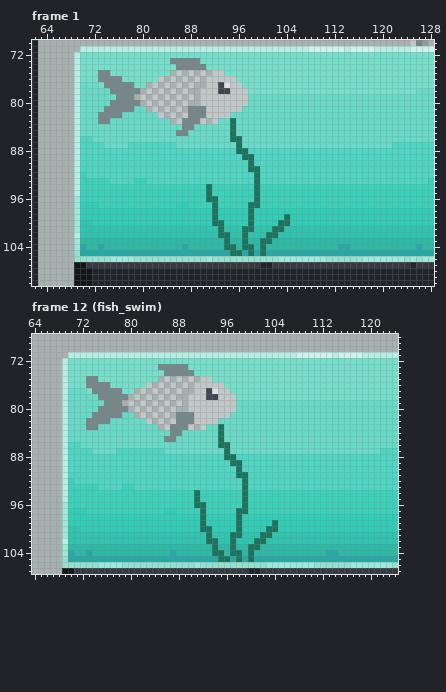
A pixel-art file gets an edit: assets_raw/mothership.aseprite. Above is the file before it was changed.
320x180 pixels, 15 frames. Shown: frame 1: x 62..128, y 70..110; frame 12 (fish_swim): x 64..124, y 68..107. The commit also changed other frames or places, which this record leaves out.
After the commit:
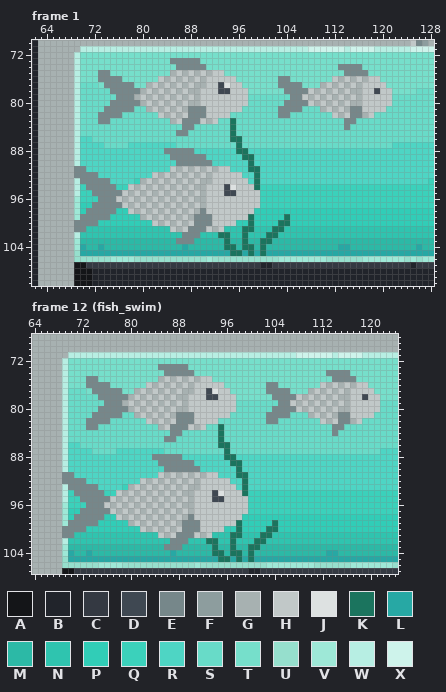
Palette (. is transparent): A #141518  B #21242b  C #343942  D #3f4852  E #76878a  F #8d9d9e  G #a7b1b1  H #c1c8c8  J #dde1e1  K #1b745e  L #27a8a4  M #2cb9a6  N #2fc4af  P #31cdb7  Q #3bd1bb  R #4ed5c4  S #68dbc8  T #76dfcb  U #96dfcd  V #9ee8d7  W #b7eee3  X #cef3eb
The author wrote: ALL THE FISH
Edits made:
layer "fish_big/body" added
layer "fish_big/scales" added
layer "fish_big/fin_back" added
layer "fish_big/fin_front" added
layer "fish_big/fin_top" added
layer "fish_small/body" added
layer "fish_small/scales" added
layer "fish_small/fin_back" added
layer "fish_small/fin_front" added
layer "fish_small/fin_top" added
Changed rows in their new state; - is an unchanged pixel.
Frame 1:
first column x 103:
 74 ----------EEEE-----
 75 -----------EEEE----
 76 EE-------HGHGHGHH--
 77 EEEE---GHGHGHGHHHH-
 78 -EEEEHGHGHGHGGHHDHH
 79 --EEHGHGHGHGHGHHHHH
 80 -EEEEHGHGHGHGGHHHHH
 81 EEEE---GHGHGEEHHHH-
 82 EE-------HGHEEGH---
 83 -----------EE------
 84 -----------E-------
first column x 69:
 88 ---------------EEEEE-----------
 89 ----------------EEEEEE---------
 90 -----------------EEEEEE--------
 91 EE--------------HGHGHGHGHH-----
 92 EEEE---------HGHGHGHGHGHHHHH---
 93 -EEEEE-----GHGHGHGHGHGGHHHHHH--
 94 --EEEEE--HGHGHGHGHGHGGHHHDJHHH-
 95 ---EEEEEHGHGHGHGHGHGHGHHHDDHHHH
 96 ----EEEHGHGHGHGHGHGHGGHHHHHHHHH
 97 ---EEEEEHGHGHGHGHGHGHGHHHHHHHHH
 98 --EEEEE--HGHGHGHGHGHGEHHHHHHHH-
 99 -EEEEE-----GHGHGHGHGEEEHHHHHH--
100 EEEE---------HGHGHGHEEEHHHH----
101 EE--------------HGHEEEHGH------
102 ------------------EEE----------
103 -----------------EEE-----------
Frame 12 (fish_swim): the same change as frame 1
